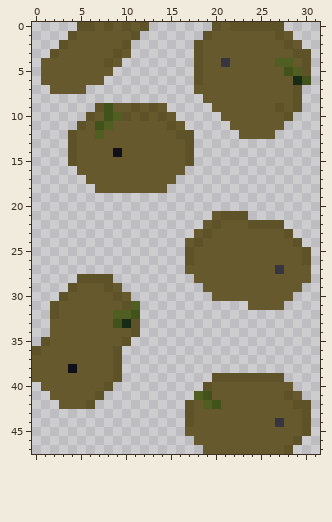
File history of a pixel-art sprite, Textures/Mundo/path-tile.png. Above, as it was before the edit.
The file is 32x48 pixels.
After:
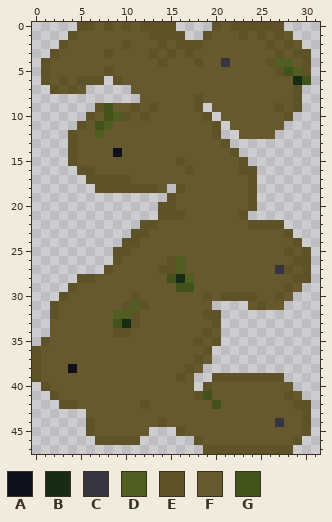
Palette (. is transparent): A #0f101a  B #182b16  C #383543  D #515e21  E #5e5328  F #65592d  G #41521b
Change:
y 0: x 13..15 ... -> EEE
y 1: x 11..16 E..... -> FFEEEE; x 23 F -> E; x 25 F -> E
y 2: x 11..17 ....... -> FFFEFEE; x 26 F -> E
y 3: x 8..9 FE -> EF; x 11..18 .......E -> FFEFEFEF; x 27 F -> E
y 4: x 1 F -> E; x 8 E -> F; x 10..17 ........ -> FFFFEFFF; x 26 F -> E
y 5: x 1 F -> E; x 8..18 F.........E -> EFFFFFFFFFF; x 27 F -> E
y 6: x 1 F -> E; x 3 F -> E; x 5..7 FFF -> EEE; x 9..18 .........E -> EFFFFFFFFF
y 7: x 2 F -> E; x 4 F -> E; x 11..17 ....... -> FFFFFFF
y 8: x 12..18 ....... -> FFFFFFE
y 9: x 15..18 .... -> FFFE
y 10: x 14 E -> F; x 16..19 .... -> FFFE
y 11: x 15 E -> F; x 17..20 .... -> FFFE
y 12: x 16..20 EE... -> FFFFE
y 13: x 17..21 E.... -> FFFFE
y 14: x 17..22 E..... -> FFFFFE
y 15: x 16..23 FE...... -> EFFFFFFE
y 16: x 5..6 FF -> EE; x 17..24 ........ -> EFFFFFEE
y 17: x 6..10 FFFFF -> EEEEE; x 16..24 ......... -> FFFFFFFFE
y 18: x 7..13 FFFFFFF -> EEEEEEE; x 16..24 ......... -> EFFFFFFFE
y 19: x 15..24 .......... -> EFFFFFFFFE
y 20: x 14..24 ........... -> EEFFFFFFFFE
y 21: x 14..19 ...... -> EEEFFF; x 21..22 EE -> FF
y 22: x 12..18 ....... -> EEFFFFF; x 20 E -> F
y 23: x 11..17 ....... -> EEFFFFF; x 19 E -> F
y 24: x 10..16 ....... -> EEFFFFF; x 18 E -> F
y 25: x 9..17 ........E -> EEFFFFFFF; x 28 F -> E
y 26: x 9..17 ........E -> EFFFFFEDF; x 29 F -> E
y 27: x 8..16 ......... -> EFFFFFEED; x 28 F -> E; x 30 F -> E
y 28: x 7..17 EE......... -> FFFFFFFFGBD; x 29..30 FF -> EE
y 29: x 8 E -> F; x 10..18 ......... -> FFFFFFGGF; x 28 F -> E
y 30: x 9 E -> F; x 11..19 ......... -> EFFFFFFFE; x 21..24 FFFF -> EEEE; x 27 F -> E
y 31: x 12..19 ........ -> EFFFFFFF; x 25 F -> E
y 32: x 11..20 G......... -> EFFFFFFFEE
y 33: x 12..20 ......... -> FFFFFFFFE
y 34: x 9..20 FFE......... -> EEFFFFFFFFEF
y 35: x 10..20 E.......... -> FFFFFFFFEFE
y 36: x 9..19 E.......... -> FFFFFFFFFFE
y 37: x 0 F -> E; x 9..19 E.......... -> FFFFFFFFFEF
y 38: x 0 F -> E; x 9..18 E......... -> FFFFFFFFEF
y 39: x 0 F -> E; x 9..17 E........ -> FFFFFFFEF
y 40: x 1 F -> E; x 8..17 E......... -> FFFFFFFFFF
y 41: x 2 F -> E; x 7..18 E..........D -> FFFFFFFFFFFE
y 42: x 3..4 FF -> EE; x 6..17 E..........E -> FFFFFFEFFFFF; x 19 D -> F
y 43: x 6..17 ...........E -> FFFFFFFFFFFF
y 44: x 6..17 ...........E -> EFFFFFFFEFFF
y 45: x 6..12 ....... -> EFFFFFF; x 16 . -> E
y 46: x 7..11 ..... -> EEEEE; x 18 F -> E
y 47: x 19..27 FFFFFFFFF -> EEEEEEEEE
